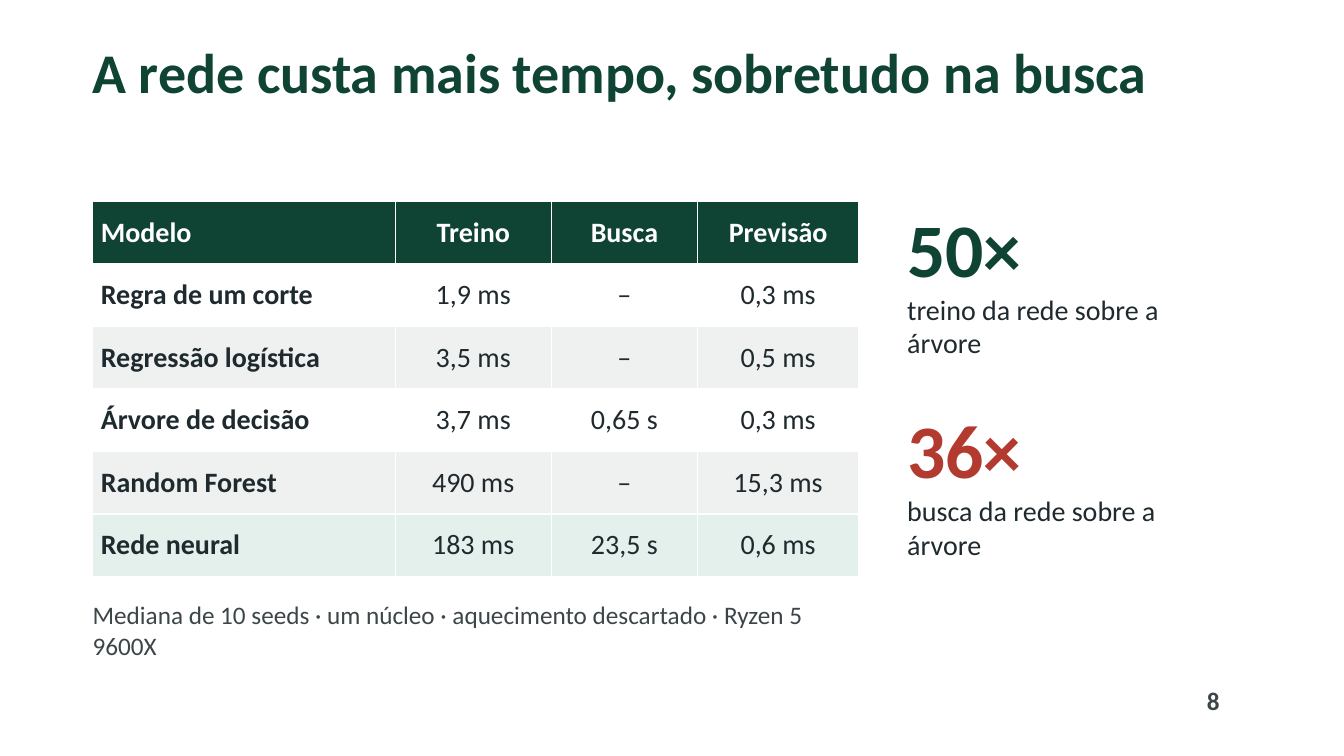
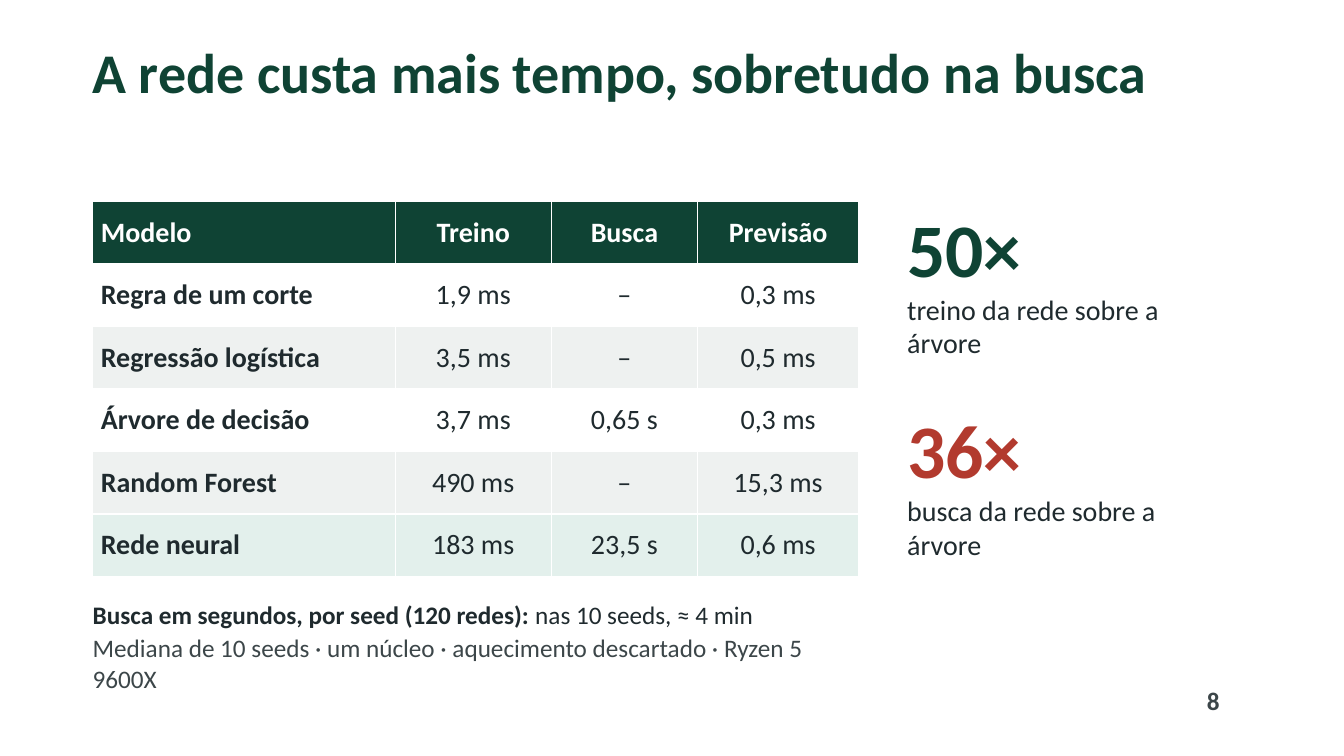
Before and after one commit to pumba-dev/machine-learning-practice, a slide deck: slide 8 of slides/apresentacao_redes_neurais.pptx. Drawn at 1344x756 pixels with LibreOffice and Linux fonts; fonts in the diff are those of the drawing; background and template pictures are left out. Boxes give left, top, right and bottom in pixels: in the first picture for what was removed or moved away, otherwise in the second. Text is boxed around its words. In the diff, an @@ line names an element or a change of style, - is before the commit and + after.

```diff
--- a/slides/apresentacao_redes_neurais.pptx
+++ b/slides/apresentacao_redes_neurais.pptx
@@ text at [93,605,753,629]: paragraph added @@
+Busca em segundos, por seed (120 redes): nas 10 seeds, ≈ 4 min
```
Also in this commit, not shown: 1 other slide changed, 3 other files.
